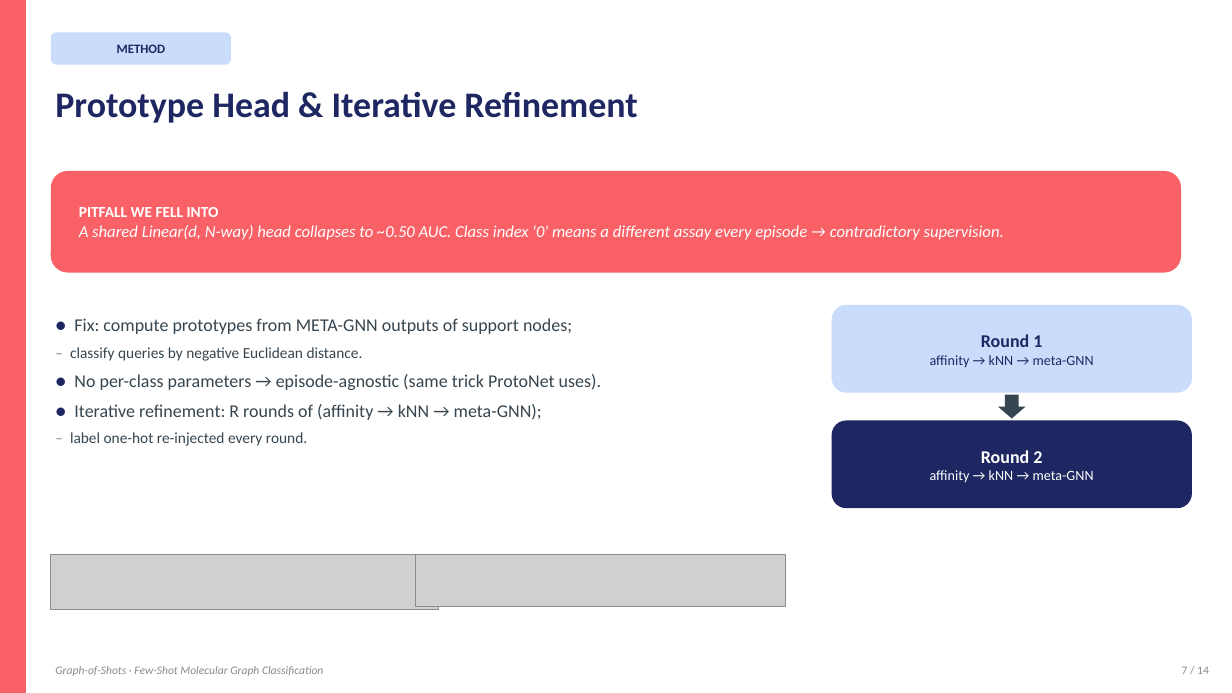
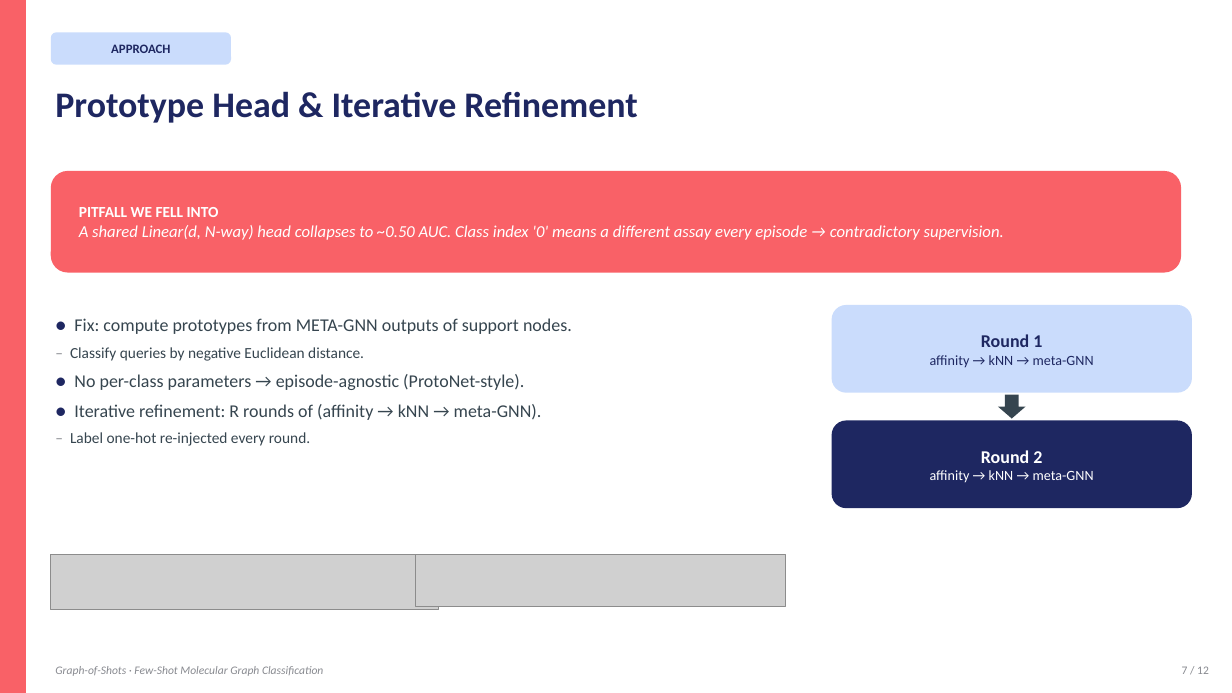
Before and after one commit to BDeMo/proj-mol, a slide deck: slide 7 of presentation/Graph-of-Shots.pptx. Drawn at 1232x693 pixels with LibreOffice and Linux fonts; fonts in the diff are those of the drawing; grey boxes stand for pictures. Boxes give left, top, right and bottom in pixels: in the first picture for what was removed or moved away, otherwise in the second. Text is boxed around its words. In the diff, an @@ line names an element or a change of style, - is before the commit and + after.

```diff
--- a/presentation/Graph-of-Shots.pptx
+++ b/presentation/Graph-of-Shots.pptx
@@ text in rounded rectangle at box(111, 44, 170, 53): text changed @@
-METHOD
+APPROACH
@@ text at box(70, 318, 572, 446): text changed @@
-● Fix: compute prototypes from META-GNN outputs of support nodes;
-– classify queries by negative Euclidean distance.
-● No per-class parameters → episode-agnostic (same trick ProtoNet uses).
-● Iterative refinement: R rounds of (affinity → kNN → meta-GNN);
-– label one-hot re-injected every round.
+● Fix: compute prototypes from META-GNN outputs of support nodes.
+– Classify queries by negative Euclidean distance.
+● No per-class parameters → episode-agnostic (ProtoNet-style).
+● Iterative refinement: R rounds of (affinity → kNN → meta-GNN).
+– Label one-hot re-injected every round.
@@ text at box(1182, 666, 1209, 674): text changed @@
-7 / 14
+7 / 12
```
Also in this commit, not shown: 7 other slides changed, 2 slides added, 4 slides removed, 3 other files.
